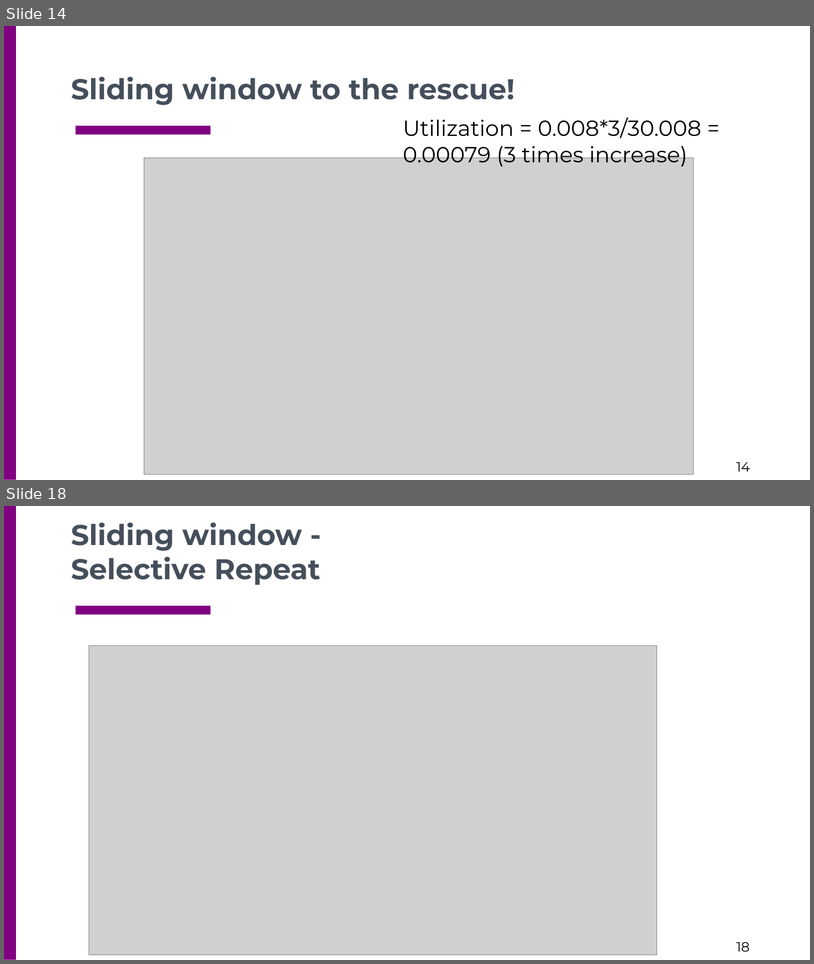
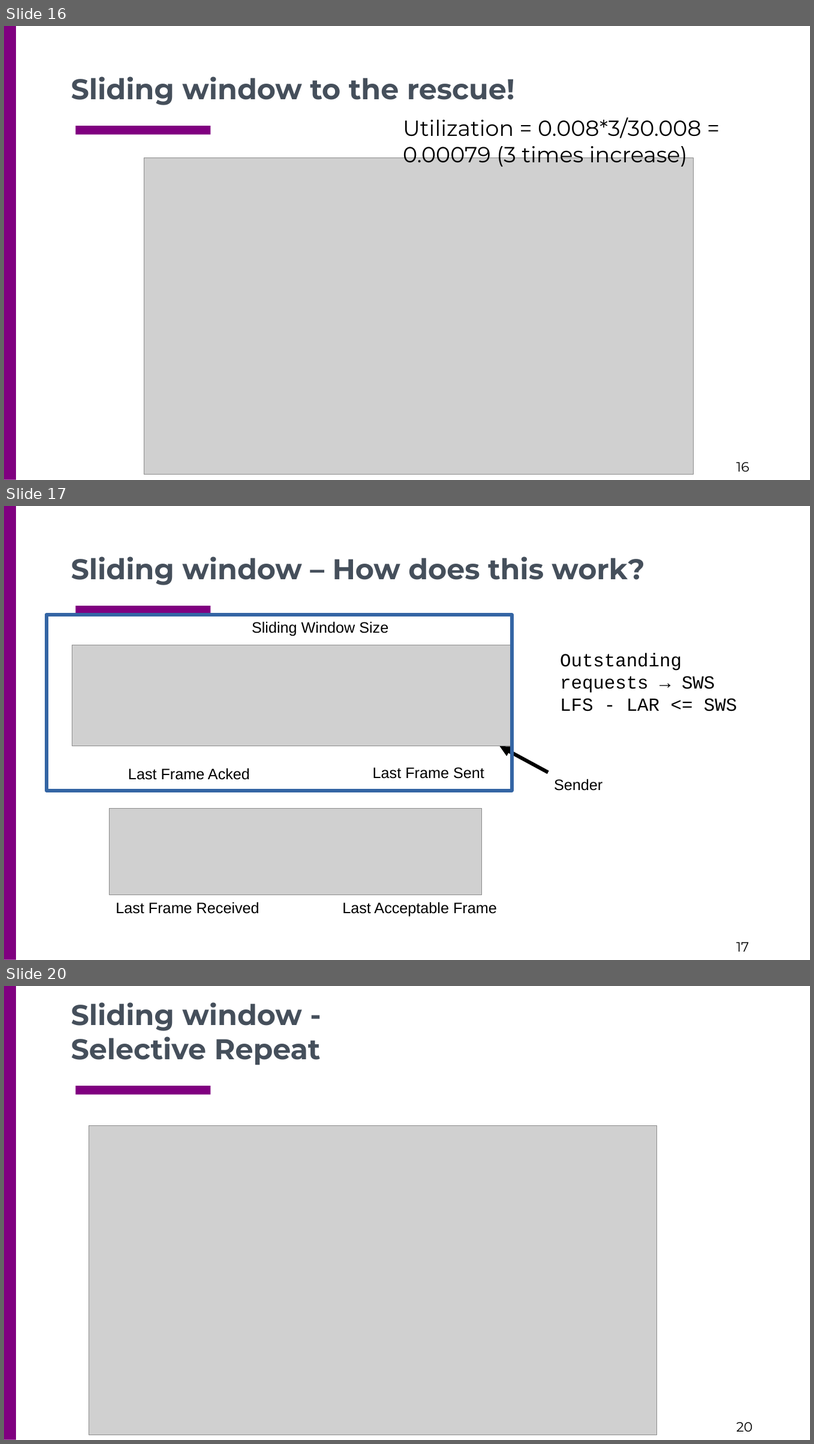
Before and after one commit to csc4200/csc4200.github.io, a slide deck: docs/lectures_source/class_slides-4.odp. Shown one above the other, each under a label of ours: slides 14 and 18 before the commit, slides 16, 17 and 20 after it; the slides between them are not shown. The pictures are 814x964 and 814x1444 pixels, drawn with LibreOffice and Linux fonts; fonts in the diff are those of the drawing; grey boxes stand for pictures. Boxes give left, top, right and bottom in pixels: in the first picture for what was removed or moved away, otherwise in the second. Text is boxed around its words. In the diff, an @@ line names an element or a change of style, - is before the commit and + after.

```diff
--- a/docs/lectures_source/class_slides-4.odp
+++ b/docs/lectures_source/class_slides-4.odp
@@ slide 17 added at (x1=4, y1=506, x2=810, y2=960), background #FFFFFF; not listed: 3 template elements that a slide beside it also shows @@
@@ text added at (x1=71, y1=556, x2=645, y2=585), 34 pt, text #454F5B, bold @@
+Sliding window – How does this work?
@@ rectangle added at (x1=47, y1=615, x2=512, y2=790), outline #3465A4 4.31 pt @@
@@ text added at (x1=252, y1=621, x2=389, y2=636), 18 pt, text #000000 @@
+Sliding Window Size
@@ picture added at (x1=72, y1=645, x2=512, y2=746) @@
@@ text added at (x1=560, y1=653, x2=737, y2=711), 22 pt, text #000000 @@
+Outstanding requests → SWS
+LFS - LAR <= SWS
@@ arrow added from (548, 772) to (500, 746), #000000 4.31 pt @@
@@ text added at (x1=128, y1=768, x2=250, y2=780), 18 pt, text #000000 @@
+Last Frame Acked
@@ text added at (x1=373, y1=767, x2=485, y2=778), 18 pt, text #000000 @@
+Last Frame Sent
@@ text added at (x1=554, y1=778, x2=603, y2=790), 18 pt, text #000000 @@
+Sender
@@ picture added at (x1=109, y1=808, x2=482, y2=895) @@
@@ text added at (x1=116, y1=901, x2=260, y2=913), 18 pt, text #000000 @@
+Last Frame Received
@@ text added at (x1=342, y1=901, x2=497, y2=916), 18 pt, text #000000 @@
+Last Acceptable Frame
@@ what was slide 14 is now slide 16 @@
@@ page number at (x1=737, y1=462, x2=750, y2=471): text changed @@
-14
+16
@@ what was slide 18 is now slide 20 @@
@@ page number at (x1=737, y1=1422, x2=753, y2=1431): text changed @@
-18
+20
```
Also in this commit, not shown: 3 slides changed, 3 other slides added, 2 slides removed, 11 other files.
